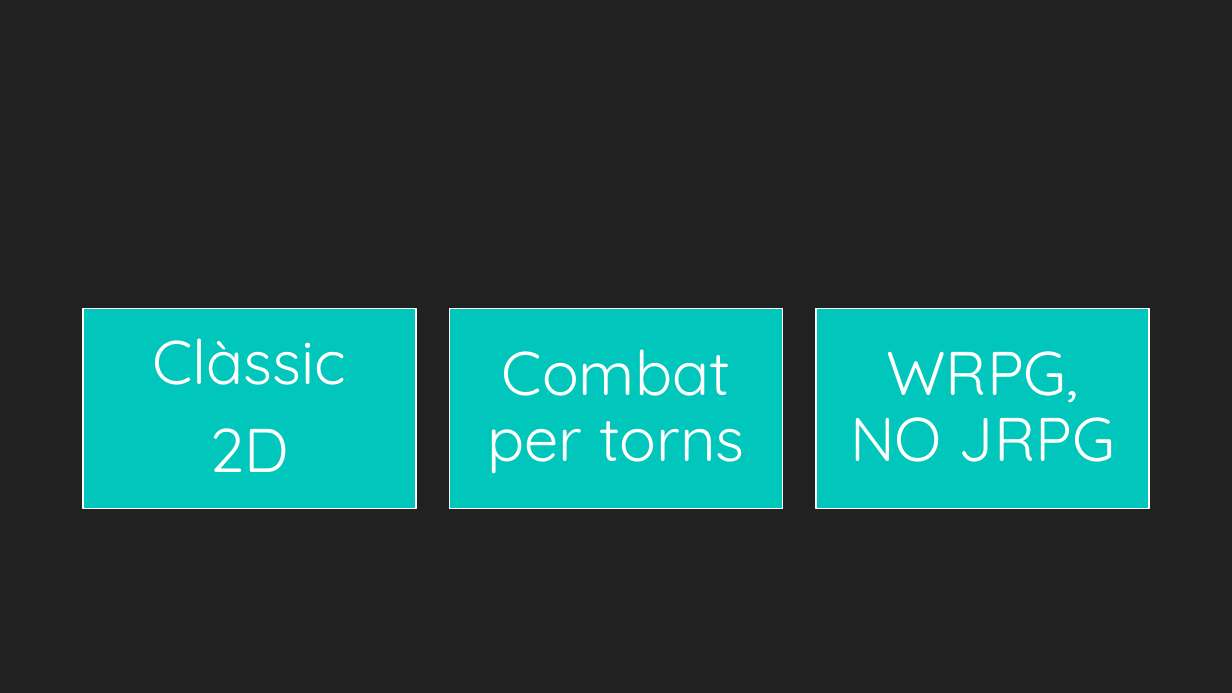
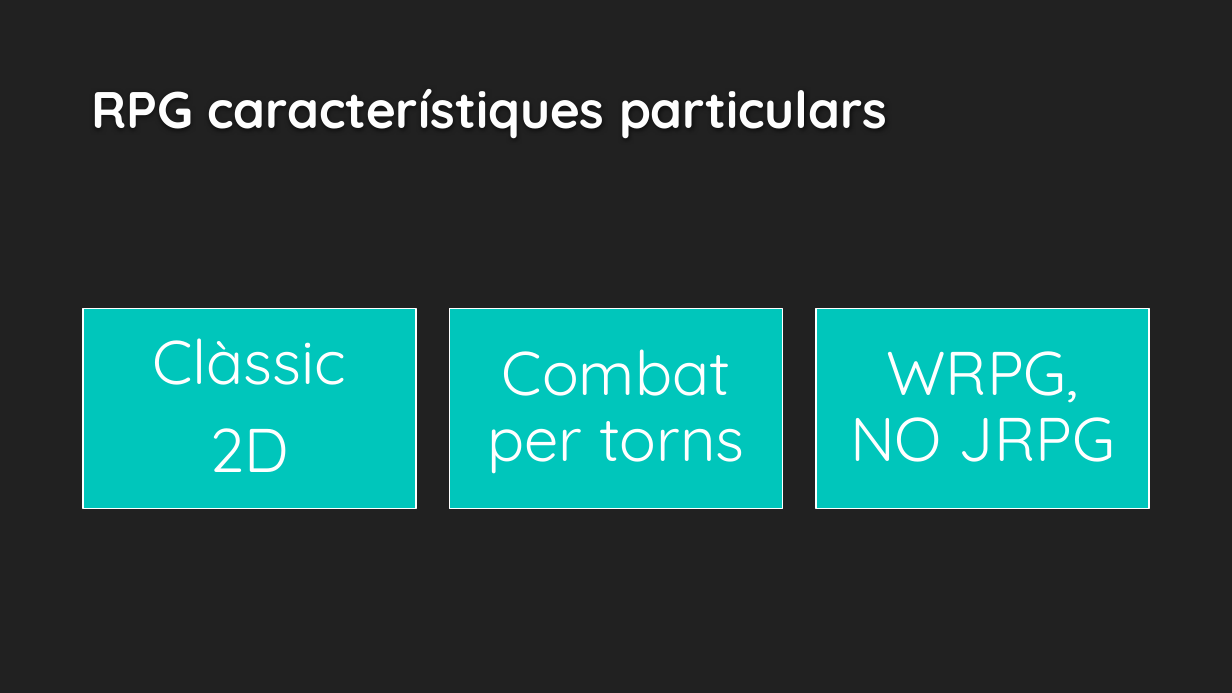
Before and after one commit to davidlopez3D/project_darkestvalley, a slide deck: slide 5 of Presentació/Darkest Valley.pptx (slide 4 before the commit). Drawn at 1232x693 pixels with LibreOffice and Linux fonts; fonts in the diff are those of the drawing; background and template pictures are left out. Boxes give left, top, right and bottom in pixels: in the first picture for what was removed or moved away, otherwise in the second. Text is boxed around its words. In the diff, an @@ line names an element or a change of style, - is before the commit and + after.

```diff
--- a/Presentació/Darkest Valley.pptx
+++ b/Presentació/Darkest Valley.pptx
@@ title added at box(91, 89, 888, 138), 40 pt, text #FEFEFE, bold @@
+RPG característiques particulars
```
Also in this commit, not shown: 4 other slides changed, 1 slide added, 30 other files.
